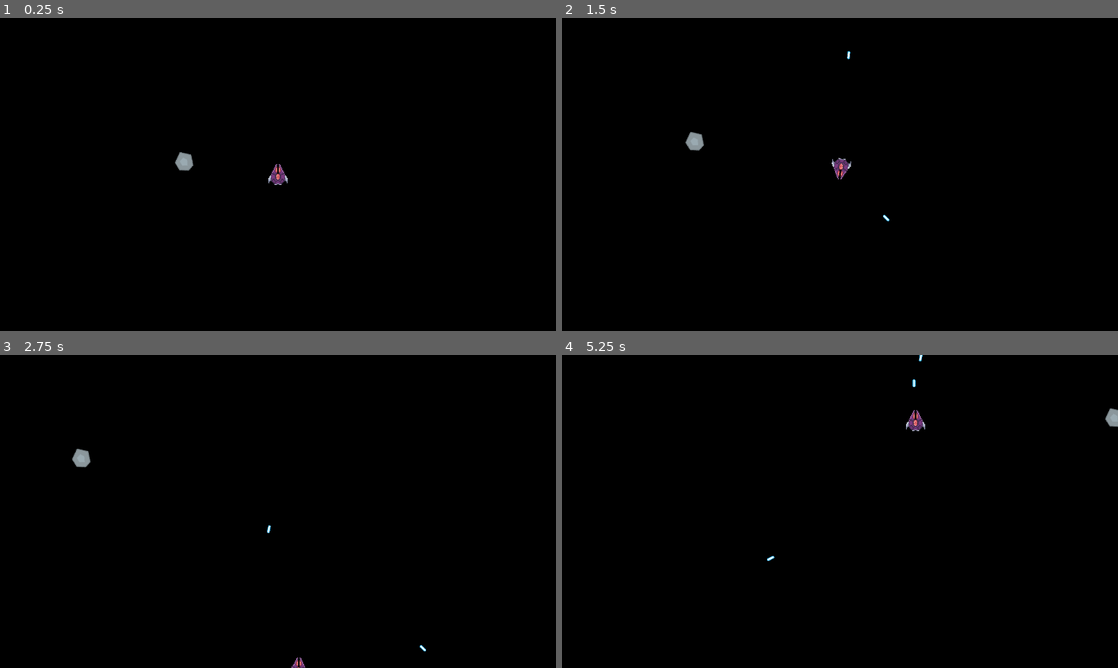
Above: before the commit, frames 1-4 (two rows, left to right).
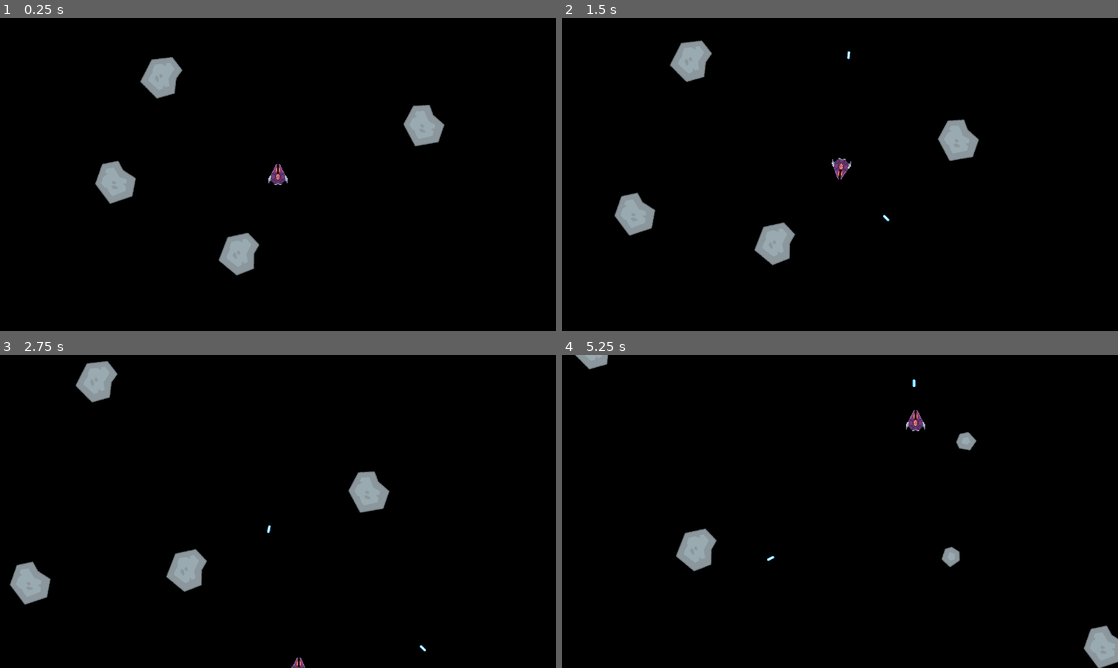
Above: after the commit, the same moments.

Repository: GillanCodes/asteroids
Game: Godot game, scene res://Scenes/game.tscn
Same seed, same stepped clock (60 frames per second), same inputs: the game is played once before the commit and once after it.
Inputs:
- Up to frame 1 (0.25 s): no input
- Up to frame 2 (1.5 s): hold D (rotate_right) 0.53-1.28 s; hold Space (shoot) 0.53-1.28 s; hold S (move_backward) from 1.28 s (still down); tap Space (shoot) at 1.35 s
- Up to frame 3 (2.75 s): release S (move_backward) at 2.03 s; hold D (rotate_right) from 2.03 s (still down); hold Space (shoot) from 2.03 s (still down)
- Up to frame 4 (5.25 s): release D (rotate_right) at 2.78 s; release Space (shoot) at 2.78 s; hold W (move_forward) 2.78-3.53 s; tap Space (shoot) at 2.85, 4.35 s; hold Space (shoot) 3.53-4.28 s; hold A (rotate_left) 3.53-5.03 s; hold S (move_backward) from 5.03 s (still down); hold Space (shoot) from 5.03 s (still down)

The runs differ from the first frame. In frame 1, 2.9% of the frame differs, in the area x 17-80%, y 12-83%; in frame 2, 2.9%; in frame 3, 2.9%; in frame 4, 1.9%.

Commit message:
feat: added asteroid explosion

Diff:
--- a/Scenes/asteroid.tscn
+++ b/Scenes/asteroid.tscn
@@ -4,6 +4,8 @@
 [ext_resource type="Script" uid="uid://daaqlnpsuvpy0" path="res://Scripts/asteroid.gd" id="1_a2bka"]
 
 [node name="Asteroid" type="Area2D"]
+collision_layer = 4
+collision_mask = 11
 script = ExtResource("1_a2bka")
 size = 1
 
--- a/Scenes/game.tscn
+++ b/Scenes/game.tscn
@@ -12,5 +12,20 @@
 
 [node name="Lasers" type="Node" parent="."]
 
-[node name="Asteroid" parent="." instance=ExtResource("3_wrm1d")]
-position = Vector2(449, 341)
+[node name="Asteroids" type="Node" parent="."]
+
+[node name="Asteroid" parent="Asteroids" instance=ExtResource("3_wrm1d")]
+position = Vector2(566, 546)
+size = 0
+
+[node name="Asteroid2" parent="Asteroids" instance=ExtResource("3_wrm1d")]
+position = Vector2(989, 239)
+size = 0
+
+[node name="Asteroid3" parent="Asteroids" instance=ExtResource("3_wrm1d")]
+position = Vector2(286, 361)
+size = 0
+
+[node name="Asteroid4" parent="Asteroids" instance=ExtResource("3_wrm1d")]
+position = Vector2(390, 143)
+size = 0
--- a/Scenes/laser.tscn
+++ b/Scenes/laser.tscn
@@ -25,4 +25,5 @@
 position = Vector2(0, -9)
 scale = Vector2(0.31624, 0.8285834)
 
+[connection signal="area_entered" from="." to="." method="_on_area_entered"]
 [connection signal="screen_exited" from="VisibleOnScreenEnabler2D" to="." method="_on_visible_on_screen_enabler_2d_screen_exited"]
--- a/Scripts/asteroid.gd
+++ b/Scripts/asteroid.gd
@@ -1,4 +1,6 @@
-extends Area2D
+class_name Asteroid extends Area2D
+
+signal exploded(position, size);
 
 var movement_vector: Vector2 = Vector2(0, -1);
 
@@ -40,3 +42,7 @@
 		global_position.x = (screen_size.x + radius);
 	elif global_position.x - radius > screen_size.x:
 		global_position.x = -radius;
+
+func explode():
+	emit_signal("exploded", global_position, size);
+	queue_free();
--- a/Scripts/game.gd
+++ b/Scripts/game.gd
@@ -1,10 +1,33 @@
 extends Node2D
 
 @onready var lasers = $Lasers;
+@onready var asteroids = $Asteroids;
 @onready var player = $Player;
+
+var asteroid_scene = preload("res://Scenes/asteroid.tscn");
 
 func _ready() -> void:
 	player.connect("laser_shot", _on_player_laser_shot)
 
+	for asteroid in asteroids.get_children():
+		asteroid.connect("exploded", _on_asteroid_exploded)
+
 func _on_player_laser_shot(laser) -> void:
 	lasers.add_child(laser)
+
+func _on_asteroid_exploded(pos, size) -> void:
+	for i in range(2):
+		match size:
+			Asteroid.AsteroidSize.LARGE:
+				_spawn_asteroid(pos, Asteroid.AsteroidSize.MEDIUM)
+			Asteroid.AsteroidSize.MEDIUM:
+				_spawn_asteroid(pos, Asteroid.AsteroidSize.SMALL)
+			Asteroid.AsteroidSize.SMALL:
+				pass
+
+func _spawn_asteroid(pos, size):
+	var a = asteroid_scene.instantiate();
+	a.global_position = pos;
+	a.size = size;
+	a.connect("exploded", _on_asteroid_exploded);
+	asteroids.call_deferred("add_child", a)
--- a/Scripts/laser.gd
+++ b/Scripts/laser.gd
@@ -8,3 +8,10 @@
 
 func _on_visible_on_screen_enabler_2d_screen_exited() -> void:
 	queue_free();
+
+
+func _on_area_entered(area: Area2D) -> void:
+	if area is Asteroid:
+		var asteroid = area;
+		asteroid.explode();
+		queue_free();
--- a/Scripts/player.gd
+++ b/Scripts/player.gd
@@ -13,7 +13,7 @@
 var laser_scene = preload("res://Scenes/laser.tscn");
 var shoot_cd : bool = false
 
-func _process(delta: float) -> void:
+func _process(_delta: float) -> void:
 	if(Input.is_action_pressed("shoot")):
 		if shoot_cd:
 			return;
